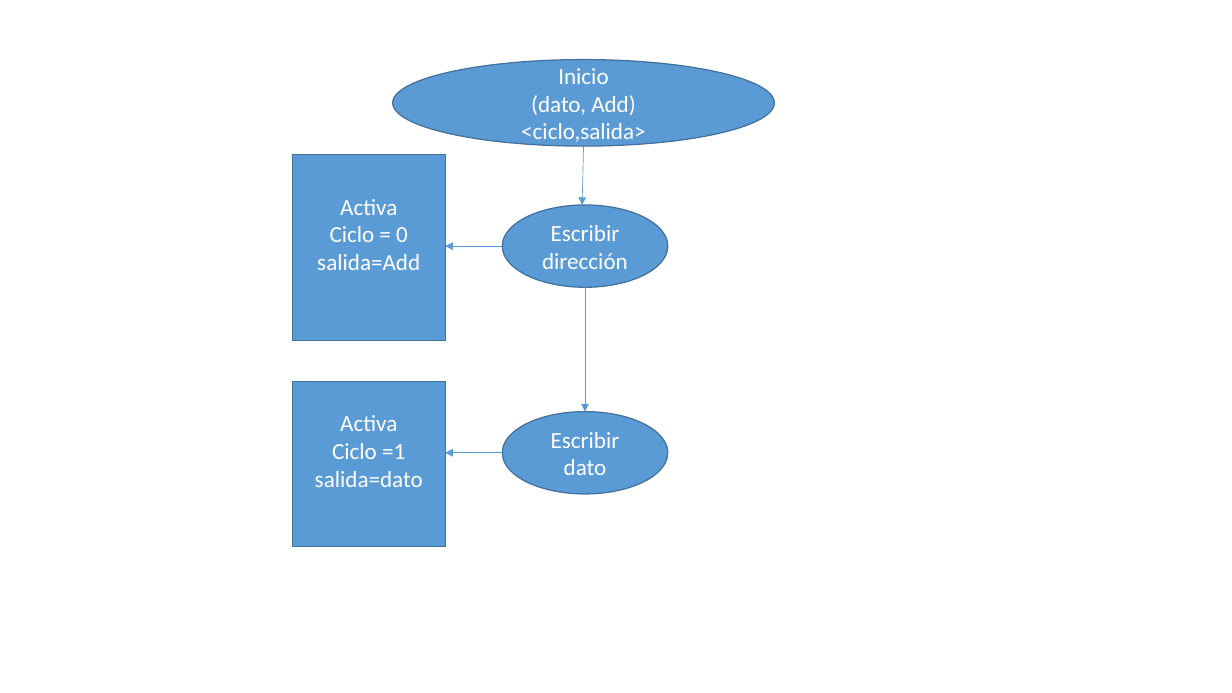
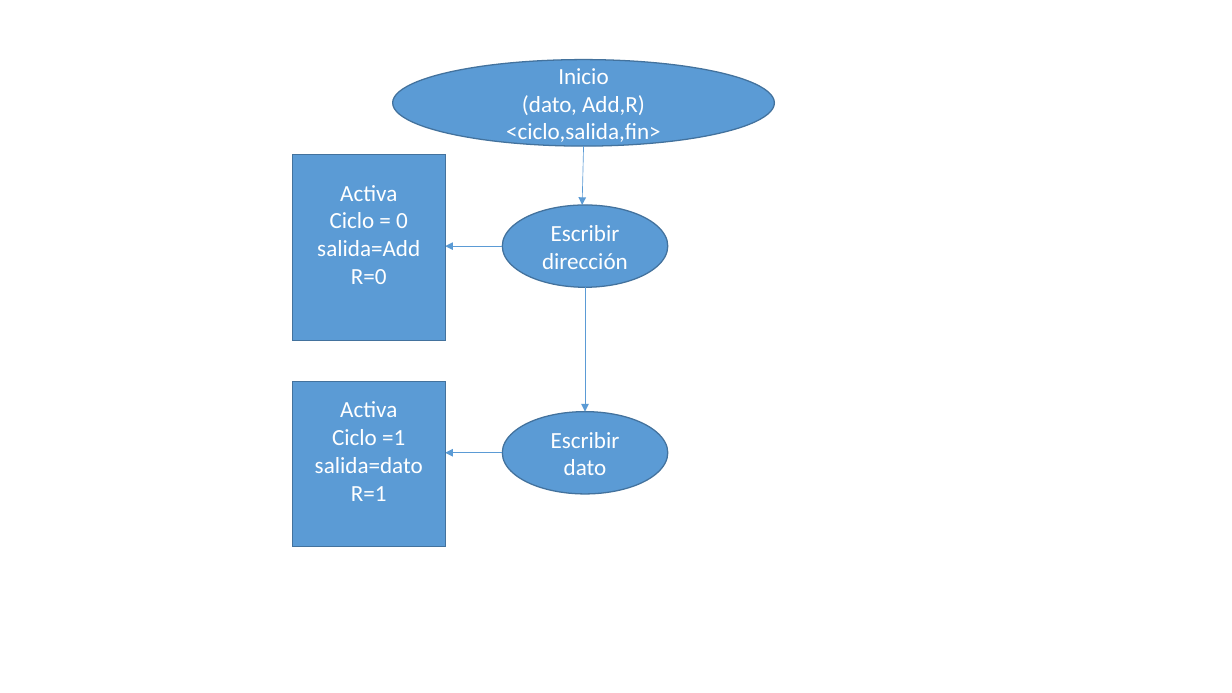
Before and after one commit to lleon95/proy_2_grupo_7_II_2016, a slide deck: slide 7 of Designs/Presentación1.pptx. Drawn at 1232x693 pixels with LibreOffice and Linux fonts; fonts in the diff are those of the drawing. Boxes give left, top, right and bottom in pixels: in the first picture for what was removed or moved away, otherwise in the second. Text is boxed around its words. In the diff, an @@ line names an element or a change of style, - is before the commit and + after.

Commit message:
definicion de las entradas y salidas de los modulos

```diff
--- a/Designs/Presentación1.pptx
+++ b/Designs/Presentación1.pptx
@@ text in ellipse at (506,95,661,146): text changed @@
-(dato, Add)
-<ciclo,salida>
+(dato, Add,R)
+<ciclo,salida,fin>
@@ text in rectangle at (351,269,387,284): paragraph added @@
+R=0
@@ text in rectangle at (351,486,387,501): paragraph added @@
+R=1
```
Also in this commit, not shown: 5 other slides changed, 1 slide added.
